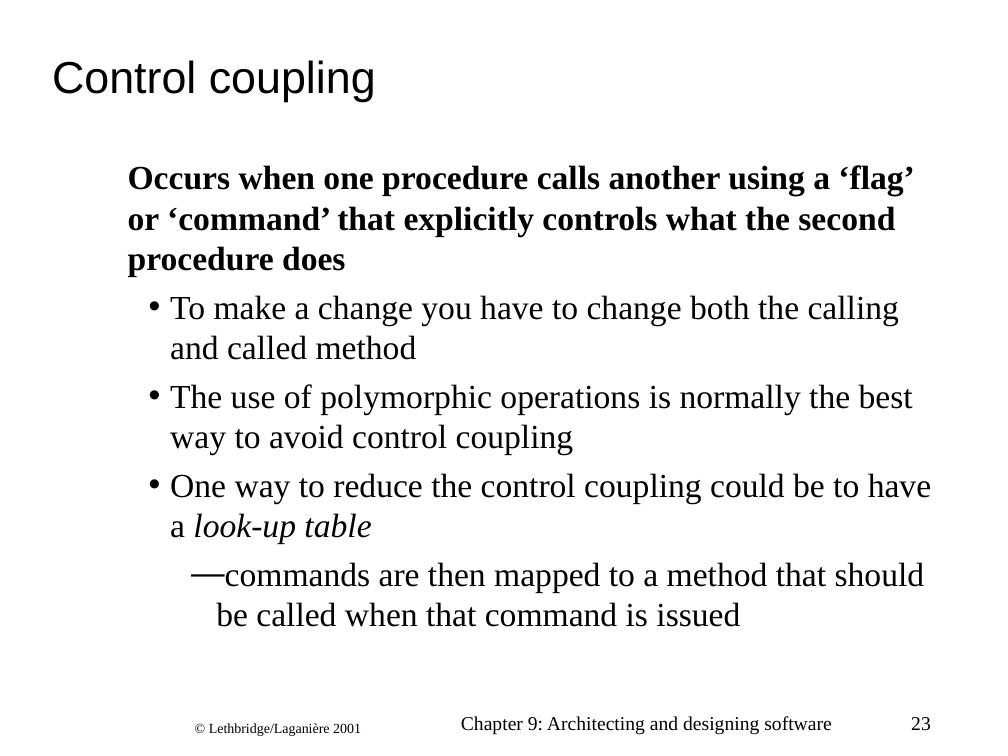
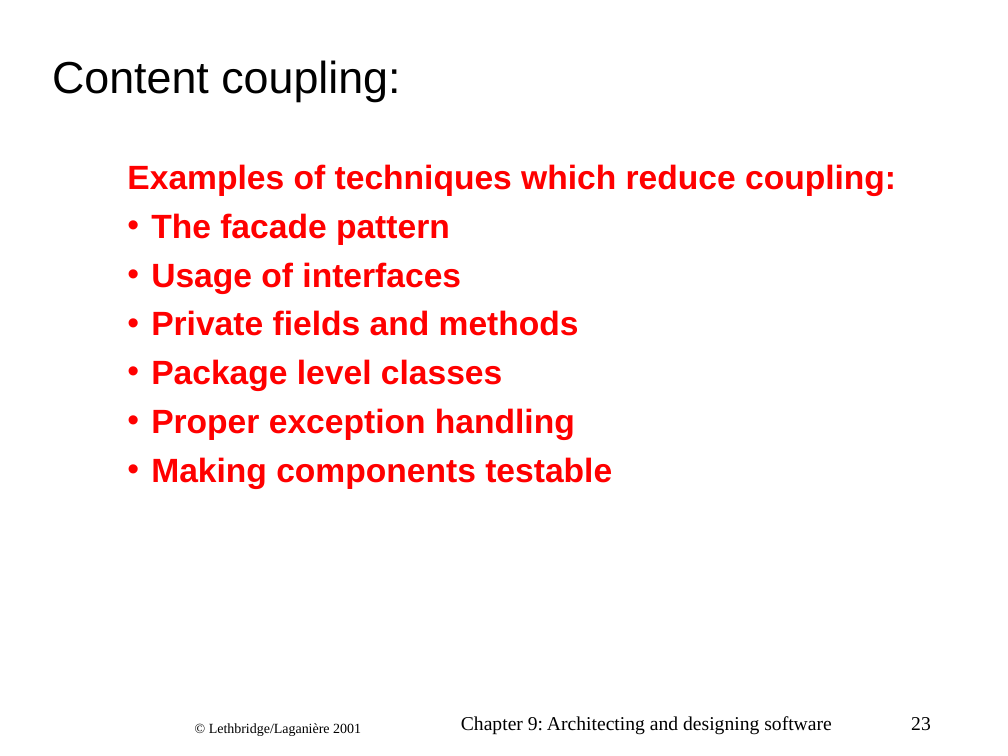
Before and after one commit to CphBusCosSem2/week9-14-Project-part-1, a slide deck: slide 23 of arch-LethbridgeLaganiere_ch09.ppt. Drawn at 1008x756 pixels with LibreOffice and Linux fonts; fonts in the diff are those of the drawing; background and template pictures are left out. Boxes give left, top, right and bottom in pixels: in the first picture for what was removed or moved away, otherwise in the second. Text is boxed around its words. In the diff, an @@ line names an element or a change of style, - is before the commit and + after.

```diff
--- a/arch-LethbridgeLaganiere_ch09.ppt
+++ b/arch-LethbridgeLaganiere_ch09.ppt
@@ title at (x1=52, y1=60, x2=400, y2=102): text changed @@
-Control coupling
+Content coupling:
@@ text at (x1=127, y1=164, x2=896, y2=489): text changed; font Times New Roman to Arial; text colour #000000 to #FF0000; bold on @@
-Occurs when one procedure calls another using a ‘flag’ or ‘command’ that explicitly controls what the second procedure does
-  • To make a change you have to change both the calling and called method
-  • The use of polymorphic operations is normally the best way to avoid control coupling
-  • One way to reduce the control coupling could be to have a look-up table
-    — commands are then mapped to a method that should be called when that command is issued
+Examples of techniques which reduce coupling:
+• The facade pattern
+• Usage of interfaces
+• Private fields and methods
+• Package level classes
+• Proper exception handling
+• Making components testable
```
Also in this commit, not shown: 15 other slides changed, 1 slide added, 1 slide removed, 1 other file.
